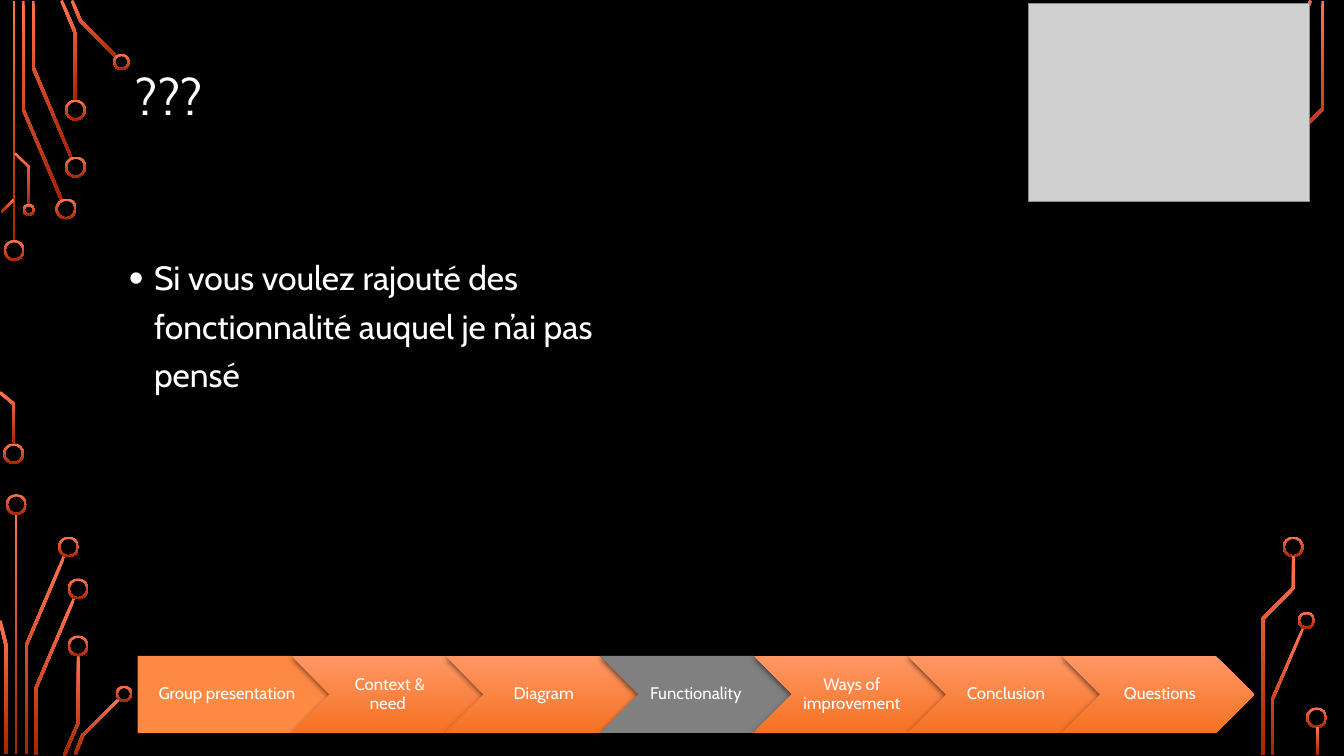
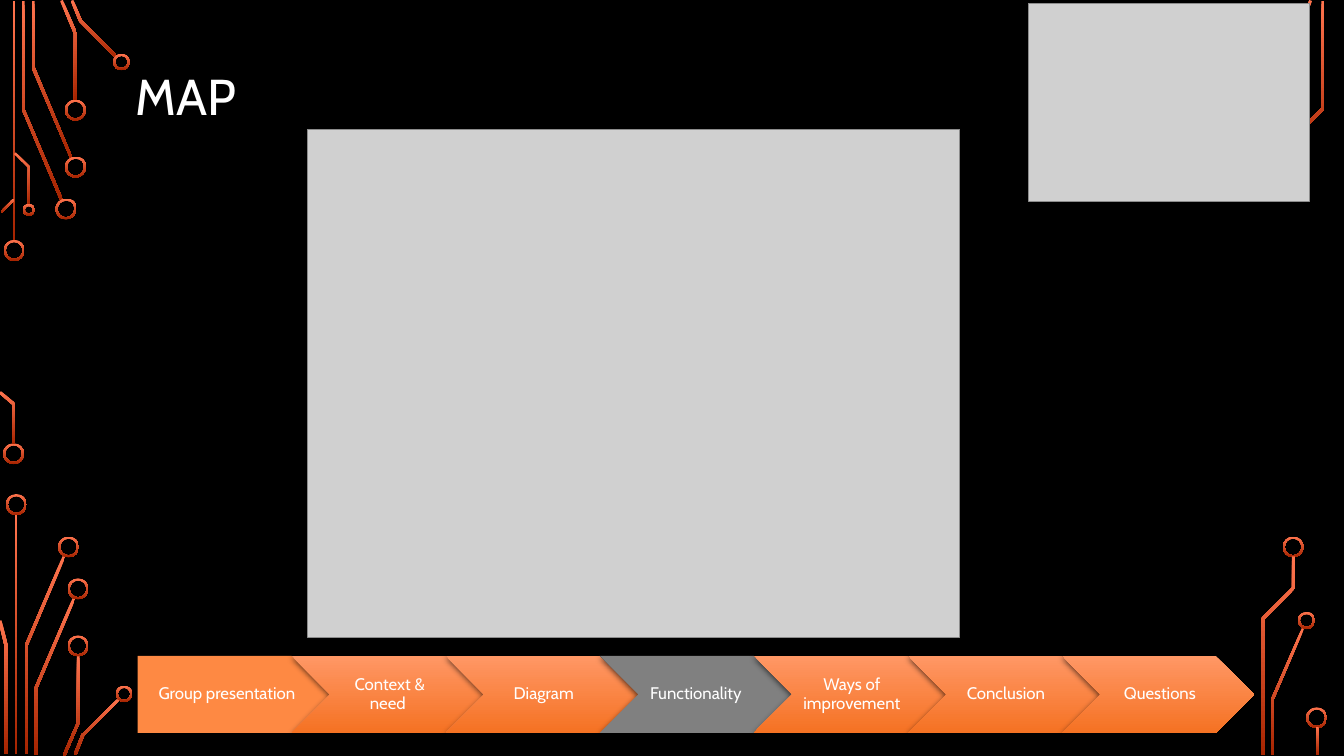
Before and after one commit to Paulbgt/Projet-Java, a slide deck: slide 15 of java project.pptx. Drawn at 1344x756 pixels with LibreOffice and Linux fonts; fonts in the diff are those of the drawing; grey boxes stand for pictures; background and template pictures are left out. Boxes give left, top, right and bottom in pixels: in the first picture for what was removed or moved away, otherwise in the second. Text is boxed around its words. In the diff, an @@ line names an element or a change of style, - is before the commit and + after.

```diff
--- a/java project.pptx
+++ b/java project.pptx
@@ title at (136, 79, 237, 115): text changed @@
-???
+MAP
@@ picture added at (308, 129, 960, 637) @@
@@ text removed at (154, 264, 593, 395) @@
-• Si vous voulez rajouté des fonctionnalité auquel je n’ai pas pensé
```
Also in this commit, not shown: 6 other slides changed, 2 slides added.
